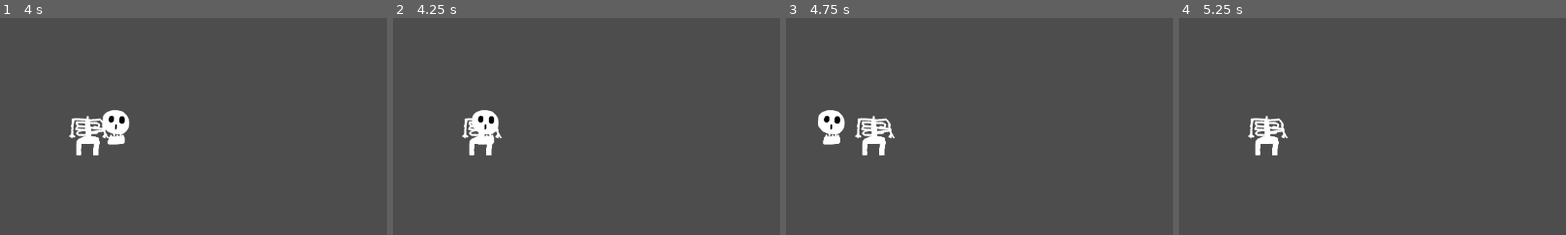
Above: before the commit, frames 1-4 (left to right).
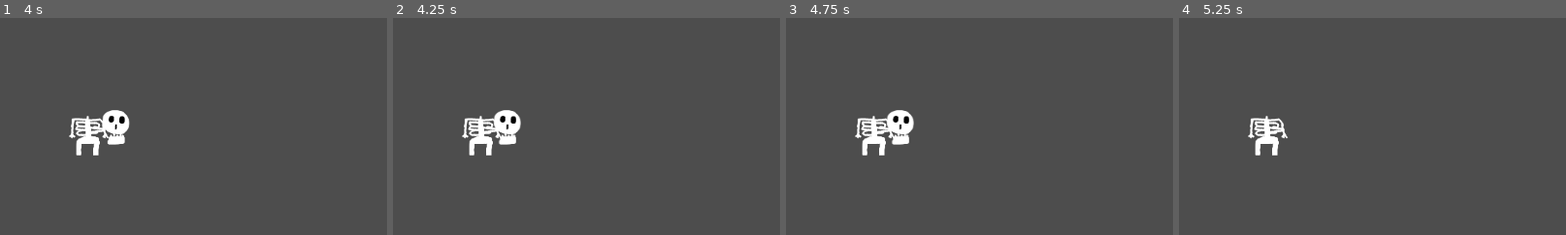
Above: after the commit, the same moments.

Repository: catowbr/skeleton-game
Game: Godot game, scene res://scenes/game.tscn
Two runs of this game, one before a commit and one after it. Both use one fixed random seed, a clock stepped at 60 frames per second and the inputs below.
Inputs:
- Up to frame 1 (4 s): no input
- Up to frame 2 (4.25 s): no input
- Up to frame 3 (4.75 s): no input
- Up to frame 4 (5.25 s): no input
The pictures show only the part of the screen within x 38-88%, y 23-73%; the shares and areas given below are measured in that part.

Frame 1 is identical in both runs. In frame 2, 1.3% of the frame differs, in the area x 20-34%, y 42-59%; in frame 3, 1.7%, in the area x 8-34%, y 42-59%; in frame 4, nothing differs.

Commit message:
feat: use connect script for skeleton and skeleton_head comunication

Diff:
--- a/project.godot
+++ b/project.godot
@@ -15,11 +15,15 @@
 config/features=PackedStringArray("4.7", "Forward Plus")
 config/icon="res://icon.svg"
 
+[autoload]
+
+Connect="*uid://gvvtoxeup880"
+
 [dotnet]
 
 project/assembly_name="Skeleton Game"
+2d_render/layer_1=""
 ">>>>>>>071ab77(Tilemap-Beta)[physics]3d/physics_engine"="Jolt Physics"
-2d_render/layer_1=""
 
 [layer_names]
 
--- a/scripts/Connect.gd
+++ b/scripts/Connect.gd
@@ -1,3 +1,3 @@
-class_name Connect
+extends Node
 
 signal skeleton_stop
--- a/scripts/skeleton.gd
+++ b/scripts/skeleton.gd
@@ -7,6 +7,10 @@
 var current_direction: Vector2 = Vector2(1, 0)
 
 
+func _ready() -> void:
+	Connect.skeleton_stop.connect(on_skeleton_stop)
+
+
 func _process(delta: float) -> void:
 	var direction = current_direction.normalized()
 	velocity = direction * speed
@@ -14,5 +18,5 @@
 	move_and_slide()
 
 
-func win_game():
+func on_skeleton_stop():
 	current_direction = Vector2(0, 0)
--- a/scripts/skeleton_head.gd
+++ b/scripts/skeleton_head.gd
@@ -6,6 +6,7 @@
 		print("not a skeleton")
 		return
 	print("level won!")
+	Connect.skeleton_stop.emit()
 	$Timer.start()
 
 
